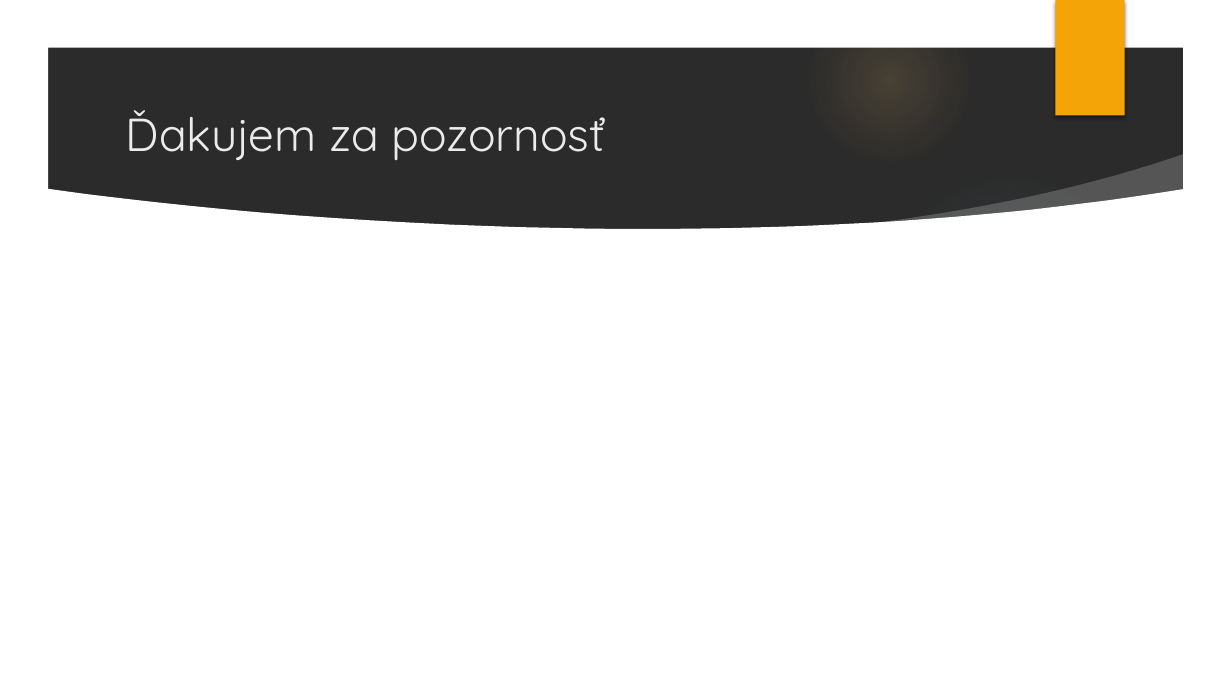
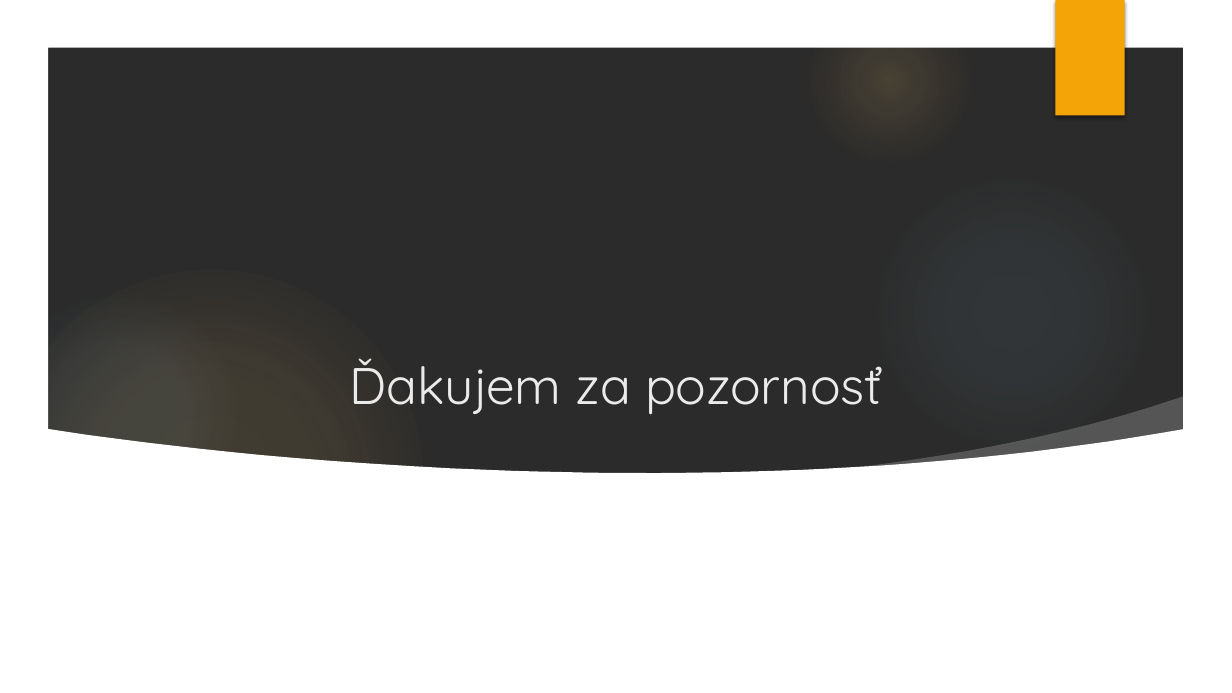
Before and after one commit to adamzv/Zverka_NS2021, a slide deck: slide 10 of zverka_stars_classification.pptx (slide 8 before the commit). Drawn at 1232x693 pixels with LibreOffice and Linux fonts; fonts in the diff are those of the drawing; background and template pictures are left out; a plain dark background stands for a picture behind light text. Boxes give left, top, right and bottom in pixels: in the first picture for what was removed or moved away, otherwise in the second. Text is boxed around its words. In the diff, an @@ line names an element or a change of style, - is before the commit and + after.

```diff
--- a/zverka_stars_classification.pptx
+++ b/zverka_stars_classification.pptx
@@ title "Ďakujem za pozornosť": place and size @@
-title "Ďakujem za pozornosť" at (126, 110, 605, 160)
+title "Ďakujem za pozornosť" at (350, 358, 882, 415)
@@ title "Ďakujem za pozornosť" at (350, 358, 882, 415): size 36 to 40 pt; alignment left to centre; vertical alignment middle to bottom @@
@@ freeform shape: place and size @@
-freeform shape at (857, 154, 1194, 255)
+freeform shape at (857, 396, 1194, 497)
@@ freeform shape: place and size @@
-freeform shape at (46, 189, 1186, 647)
+freeform shape at (46, 429, 1186, 665)
```
Also in this commit, not shown: 3 other slides changed, 4 slides added, 2 slides removed.
